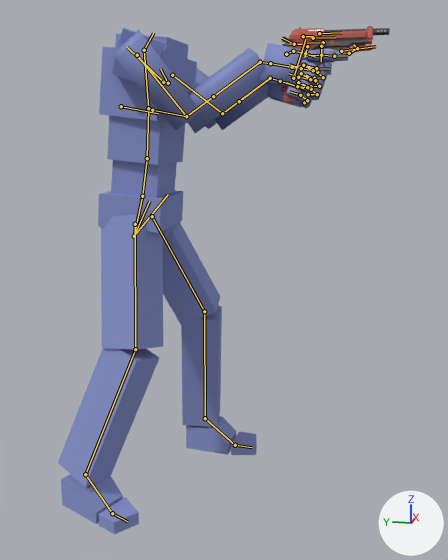
An edit to the Blender file Blender Assets/Animated/Beretta93_Anims.blend, drawn before and after from the same camera.
One viewpoint serves both versions: a 50 mm lens placed at (-2.03, -0.67, 1.27), pointed at (-0.13, -0.29, 0.79). The lights are fixed; the arrows at lower right show +X, +Y and +Z. The first picture is the older version. Both versions are drawn at frame 62 of the action 'ArmatureAction'; the numbers are the values there. The bones that change, and the others that lie on the model, are drawn over the model as lines.

Objects in the first picture: '93R', 'Arms', 'Legs', 'Magazine', 'Torso'.
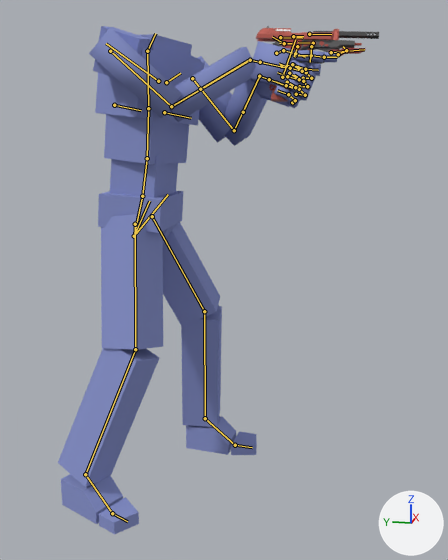
Pixel boxes (x1, y1, x2, y2) of what changed, in the pictures (448 x 560 px):
'Arms', posed (13% taller)
    before: (114, 29, 348, 133)
    after: (89, 28, 337, 146)
'Torso', posed (13% wider)
    before: (99, 28, 197, 198)
    after: (93, 26, 204, 198)
'93R', posed (13% wider)
    before: (281, 26, 390, 92)
    after: (256, 26, 379, 91)
'Magazine', posed
    before: (283, 86, 302, 103)
    after: (271, 86, 290, 102)
bone 'slide', root to tip
    before: (313, 38) to (335, 37)
    after: (280, 37) to (302, 38)

What the commit changed:
Bone 'slide' (bone_slide) moves from (0.0, 0.0, 0.0) to (0.0, -0.0693, 0.0).
Bone 'WeaponTarget' (bone_weapontarget) moves from (-0.059, 0.126, 0.392) to (-0.059, 0.128, 0.359).
Bone 'WeaponTarget' (bone_weapontarget) turns from (0, 0, -10) to (2, 0, -10) degrees about its own x, y and z.
